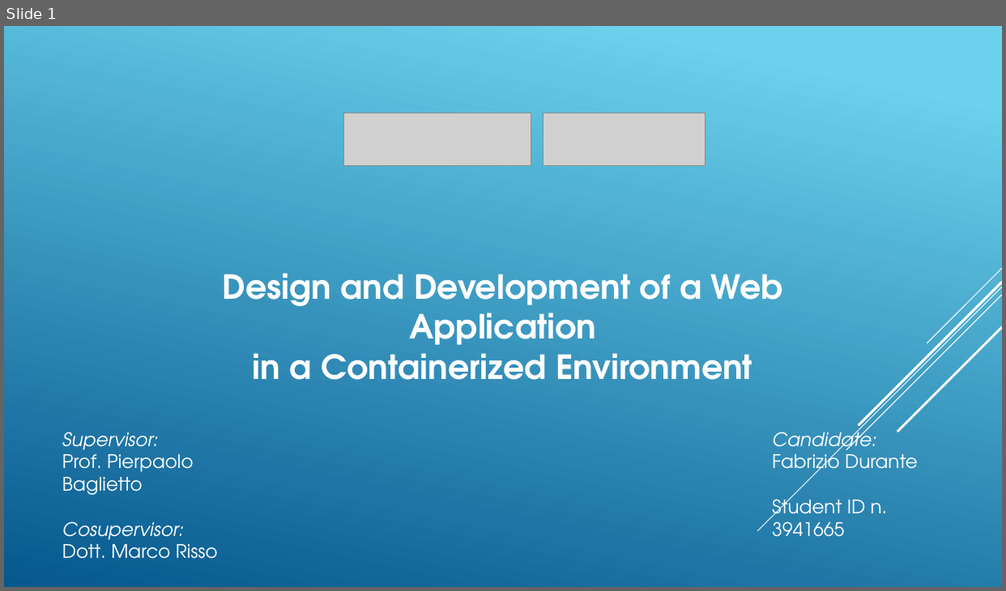
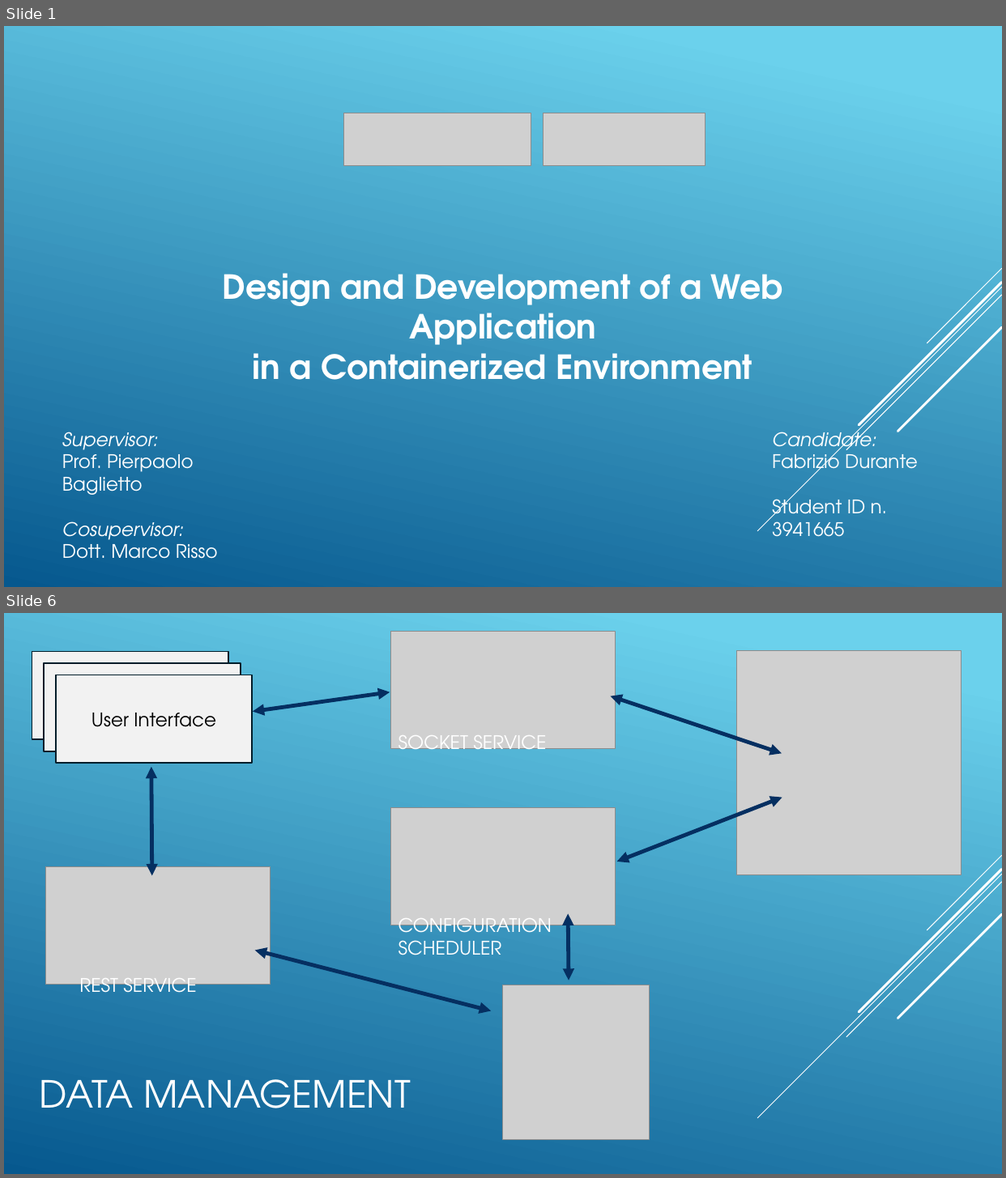
Before and after one commit to Durante94/Tesi, a slide deck: docs/Durante.pptx. Shown one above the other, each under a label of ours: slide 1 before the commit, slides 1 and 6 after it; the slides between them are not shown. The pictures are 1006x591 and 1006x1178 pixels, drawn with LibreOffice and Linux fonts; fonts in the diff are those of the drawing; grey boxes stand for pictures. Boxes give left, top, right and bottom in pixels: in the first picture for what was removed or moved away, otherwise in the second. Text is boxed around its words. In the diff, an @@ line names an element or a change of style, - is before the commit and + after.

```diff
--- a/docs/Durante.pptx
+++ b/docs/Durante.pptx
@@ slide 6 added at (4, 613, 1002, 1174), background gradient #6ED2EB to #06588E; not listed: 5 template elements that a slide beside it also shows @@
@@ picture added at (391, 631, 616, 748) @@
@@ rectangle added at (32, 651, 229, 739), fill #F2F2F2, outline #021E2B 1.25 pt, 18 pt, text #000000 @@
+User Interface
@@ picture added at (737, 650, 961, 875) @@
@@ rectangle added at (44, 663, 241, 752), fill #F2F2F2, outline #021E2B 1.25 pt, 18 pt, text #000000 @@
+User Interface
@@ rectangle added at (56, 675, 253, 764), fill #F2F2F2, outline #021E2B 1.25 pt, 18 pt, text #000000 @@
+User Interface
@@ double arrow added from (253, 712) to (390, 692), #052F61 3.75 pt @@
@@ double arrow added from (611, 696) to (782, 754), #052F61 3.75 pt @@
@@ text added at (398, 735, 546, 759), 18 pt, text #FFFFFF @@
+SOCKET SERVICE
@@ double arrow added from (151, 767) to (152, 875), #052F61 3.75 pt @@
@@ double arrow added from (782, 797) to (617, 862), #052F61 3.75 pt @@
@@ picture added at (391, 807, 616, 925) @@
@@ picture added at (46, 867, 270, 984) @@
@@ text added at (398, 914, 552, 956), 18 pt, text #FFFFFF @@
+CONFIGURATION SCHEDULER
@@ double arrow added from (568, 914) to (569, 981), #052F61 3.75 pt @@
@@ double arrow added from (255, 951) to (492, 1012), #052F61 3.75 pt @@
@@ text added at (79, 973, 196, 992), 18 pt, text #FFFFFF @@
+REST SERVICE
@@ picture added at (503, 986, 650, 1140) @@
@@ title added at (40, 1080, 410, 1109), 36 pt, text #FFFFFF @@
+DATA MANAGEMENT
```
Also in this commit, not shown: 9 other slides added, 1 slide removed, 1 other file.
